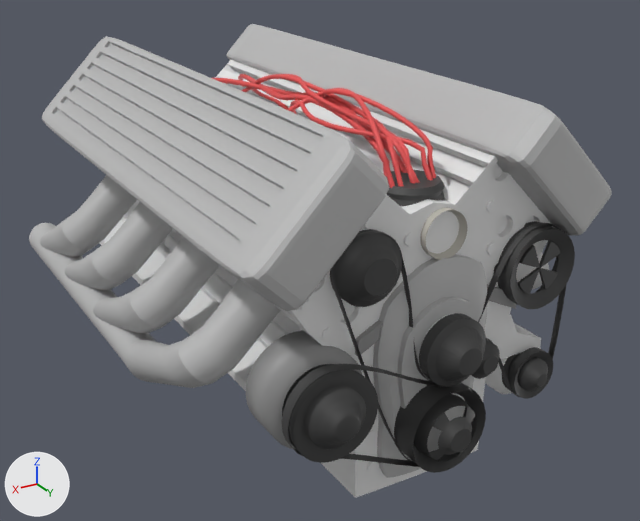
The FBX model Assets/Models/Engine.fbx: old version first, new version second.
Camera for both pictures: a 50 mm lens placed at (7.98, 14.24, 5.35), pointed at (-0.3, 0.45, -1.55). Arrows for +X, +Y and +Z are at lower left; the lights stay in place. Where no turn or scale is listed for an object, it has been applied to the vertices. Vertices at the same position are counted once.
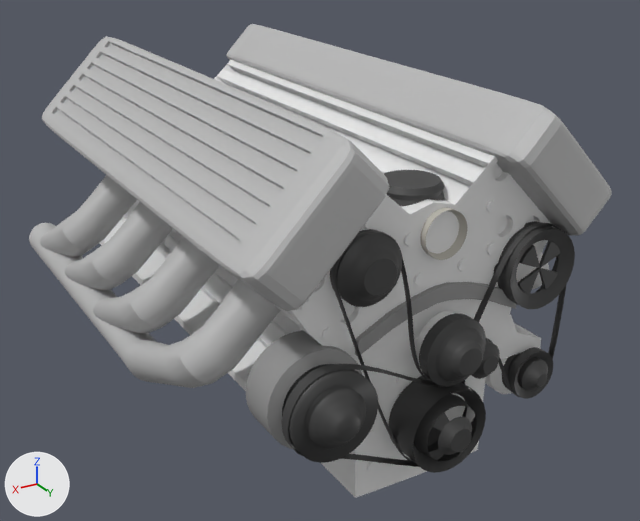
The newer file is also rescaled (x0.08), turned or shifted as a whole; pictures and numbers use the older file's frame.

Boxes [x1, y1, x2, y2] around the edits, measured in the pictures (640 x 521 px):
'Cube', moved, turned, rescaled (not visible afterwards)
    before: [373, 254, 488, 478]
'Cylinder.016', moved, turned, rescaled (not visible afterwards)
    before: [212, 74, 436, 188]
'Cube.001', unchanged, uncovered by the edit
    before: [355, 284, 516, 356]
    after: [355, 282, 516, 356]

Edits to the bpy script that builds the scene:
```text
Change me_cylinder_021:
    where me_cylinder_021.from_pydata(...)  # 13196 vertices, 13376 faces; spans x -0.32..0.67, y -2.01..0.06, z -0.88..0.01
    used by ob_cylinder_016; location = (0.8, 3.91, 2.12); rotation_euler = (-3.142, 0.0, 0.0), in degrees (-180, 0, 0); scale = (-3.68, -3.68, -3.68)
    me_cylinder_021 part 1: the whole mesh is scaled about the mesh origin by (-0.294, 0.294, 0.294)
Change me_cube_002:
    where me_cube_002.from_pydata(...)  # 322 vertices, 320 faces; spans x -2.06..0.24, y -1.22..-0.85, z -3.16..0.6
    used by ob_cube; location = (0.96, 3.56, -0.51); rotation_euler = (0.0, 3.142, 0.0), in degrees (0, 180, 0); scale = (-0.927, -1.0, -1.0)
    me_cube_002 part 2: the whole mesh is scaled about the mesh origin by (0.0741, -0.08, 0.08)
Change ob_cylinder_016:
    ob_cylinder_016.rotation_euler: (-3.142, 0.0, 0.0) -> (0.0, 0.0, 0.0)  # degrees (-180, 0, 0) -> degrees (0, 0, 0)
    ob_cylinder_016.scale: (-3.68, -3.68, -3.68) -> (1.0, 1.0, 1.0)
    ob_cylinder_016.location: (0.8, 3.91, 2.12) -> (0.07, 0.24, 0.26)
Change ob_cube:
    ob_cube.rotation_euler: (0.0, 3.142, 0.0) -> (0.0, 0.0, 0.0)  # degrees (0, 180, 0) -> degrees (0, 0, 0)
    ob_cube.scale: (-0.927, -1.0, -1.0) -> (1.0, 1.0, 1.0)
    ob_cube.location: (0.96, 3.56, -0.51) -> (0.09, 0.22, 0.05)
```
